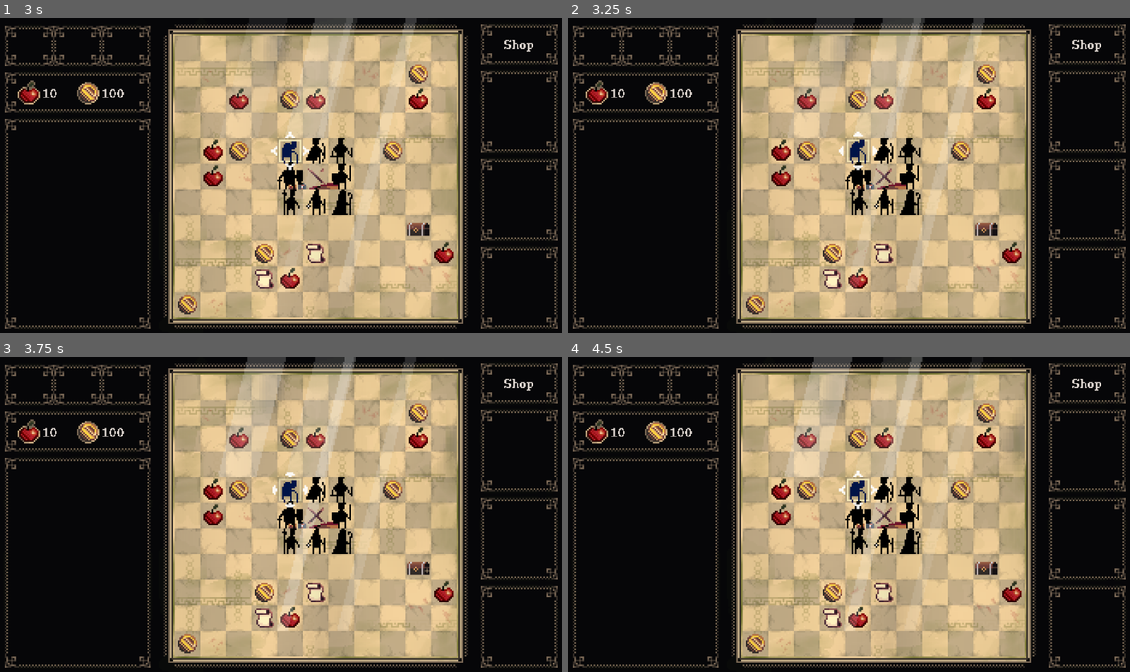
Above: before the commit, frames 1-4 (two rows, left to right).
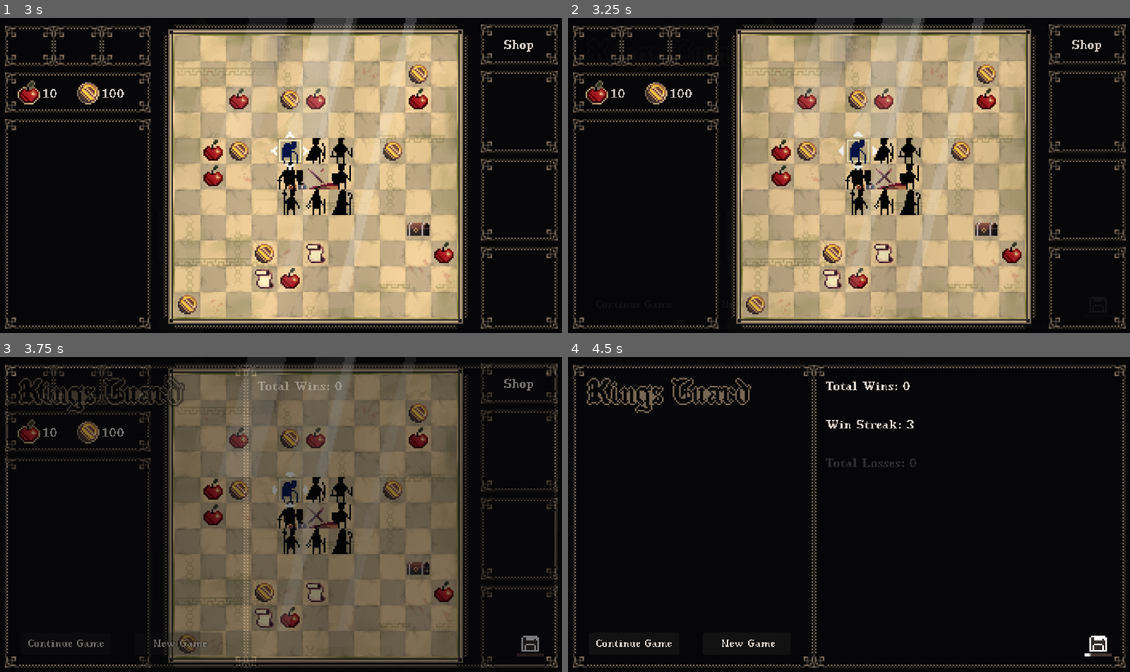
Above: after the commit, the same moments.

Repository: ibirothe/kings-rescue
Game: Godot game, scene res://Scenes/Level.tscn
The game is run twice, just before and just after one commit, with the same random seed, the same clock (stepped at 60 frames per second) and the same inputs. Sound files missing from this copy of the repository are replaced by a short silence.
Inputs (mouse positions are in pixels of both pictures, inside the frame that each line leads up to):
- Up to frame 1 (3 s): move the mouse to (292, 150) at 0.52 s; tap D (Delete) at 0.6, 2.85 s; click (292, 150) at 0.67 s; tap L (Magic) at 1.35 s; click (292, 150) at 1.42 s; click (292, 150) at 2.1 s; click (292, 150) at 2.92 s
- Up to frame 2 (3.25 s): no input
- Up to frame 3 (3.75 s): click (179, 643) at 3.5 s, where only the run after the commit has a clickable "New Game"
- Up to frame 4 (4.5 s): click (747, 643) at 4.25 s, where only the run after the commit has a clickable "New Game"

Frame 1 is identical in both runs. In frame 2, less than 0.1% of the frame differs, in the area x 30-37%, y 89-93%; in frame 3, 51%; in frame 4, 55%, in the area x 0-100%, y 0-99%.
Error before the commit: Invalid call. Nonexistent function 'pick_random' in base 'String'. (res://Scripts/game_manager.gd:213)

Commit message:
txt.gd aktualisieren

Diff:
--- a/kings-rescue/Scripts/txt.gd
+++ b/kings-rescue/Scripts/txt.gd
@@ -17,7 +17,7 @@
 	"dismantle_trap": ["Trap dismatling text goes here"],
 	"soldier_trap_death": ["Soldier dead in trap text"],
 	"shop_collect": ["You collected stuff for shop blablablablablabla"],
-	"Hourglass": "\n\nYour Hourglass shattered—such a shame. That was a family heirloom. But hey, at least it teleported you back to a time before you failed so miserably.",
+	"Hourglass": ["\n\nYour Hourglass shattered - such a shame. That was a family heirloom. But hey, at least it teleported you back to a time before you failed so miserably."],
 	"door": ["Your dimensional key accidentally falls into the 11th-dimensional space. You've been teleported into a parallel universe where everything is exactly the same - except that kings are much harder to save here. Difficulty increased!"]
 }
 
@@ -38,10 +38,10 @@
 "King is an assassin.",
 "There are no traps on this level.",
 "If you run out of food, only traitors die.",
-"**shreds the paper**",
+"*shreds the paper*",
 "Bring this letter to the king, make sure he's alone.",
-"It's a magical spell. Press L to use it.",
-"On this level you win if the king dies."
+"On this level you win if the king dies.",
+"Just a love letter to apples."
 ]
 
 var mercenary_manuals = ["This is not the dollar bill, you were looking for.",
